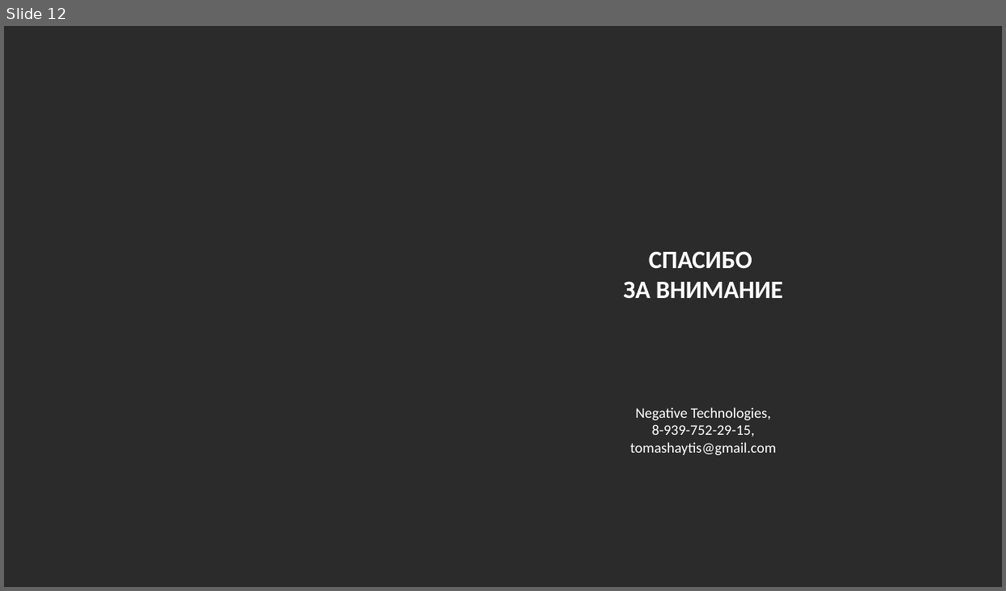
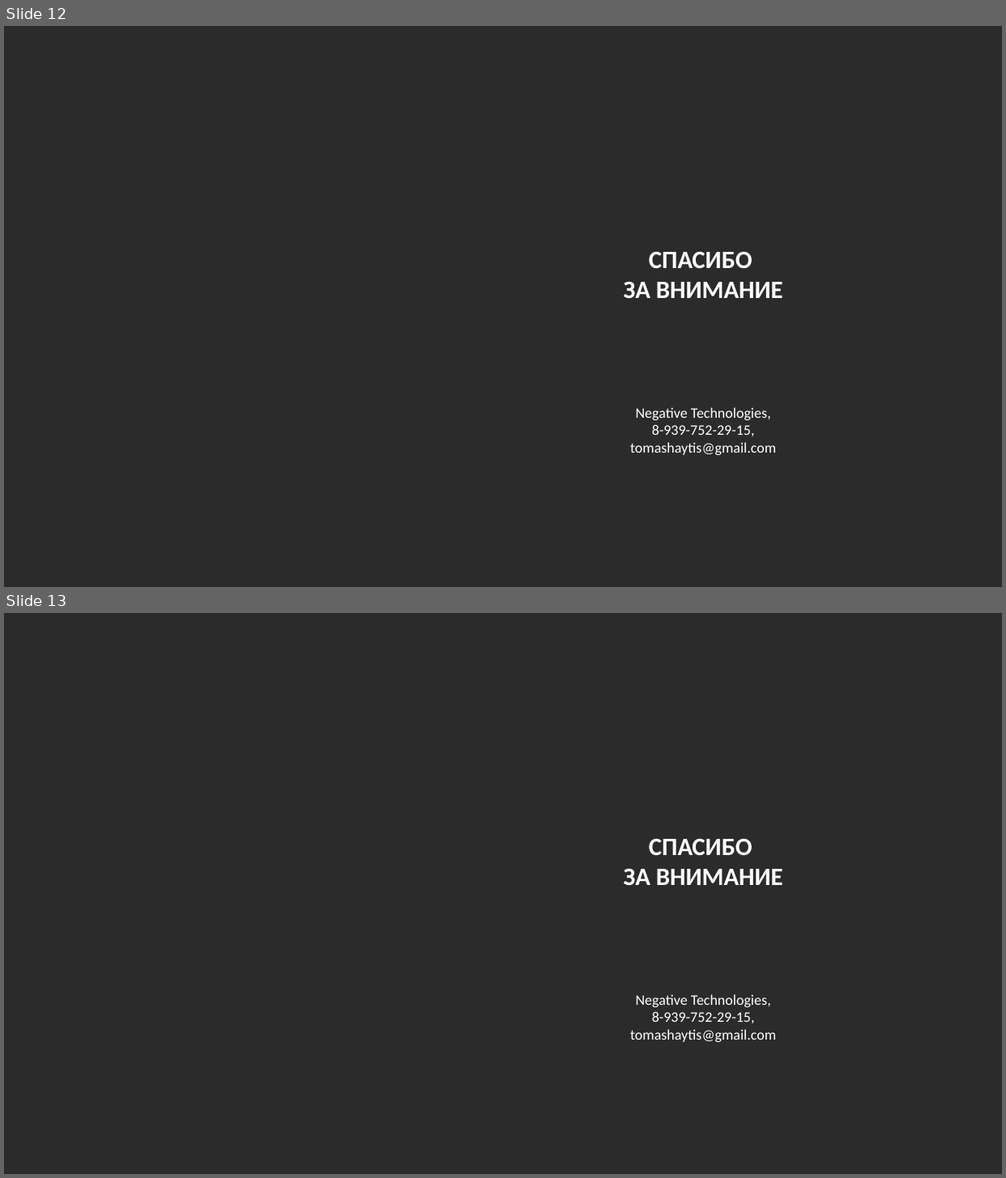
Before and after one commit to Tomashaytis/tonpad-report, a slide deck: Приложение Tonpad.pptx. Shown one above the other, each under a label of ours: slide 12 before the commit, slides 12 and 13 after it. The pictures are 1006x591 and 1006x1178 pixels, drawn with LibreOffice and Linux fonts; fonts in the diff are those of the drawing; background and template pictures are left out; a plain dark background stands for a picture behind light text. Boxes give left, top, right and bottom in pixels: in the first picture for what was removed or moved away, otherwise in the second. Text is boxed around its words. In the diff, an @@ line names an element or a change of style, - is before the commit and + after.

```diff
--- a/Приложение Tonpad.pptx
+++ b/Приложение Tonpad.pptx
@@ slide 13 added at (x1=4, y1=613, x2=1002, y2=1174), background picture (left out) @@
@@ text added at (x1=624, y1=839, x2=783, y2=885), 24 pt, text #FFFFFF, bold @@
+СПАСИБО
+ЗА ВНИМАНИЕ
@@ text added at (x1=630, y1=995, x2=776, y2=1042), 14 pt, text #FFFFFF @@
+Negative Technologies,
+8-939-752-29-15,
+tomashaytis@gmail.com
```
Also in this commit, not shown: 5 slides changed, 1 other slide added, 2 other files.
